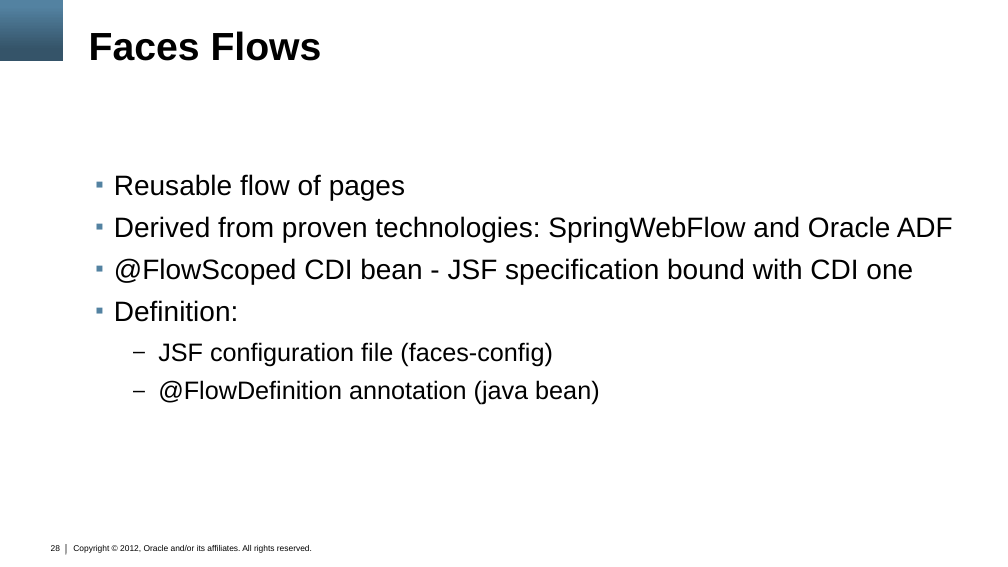
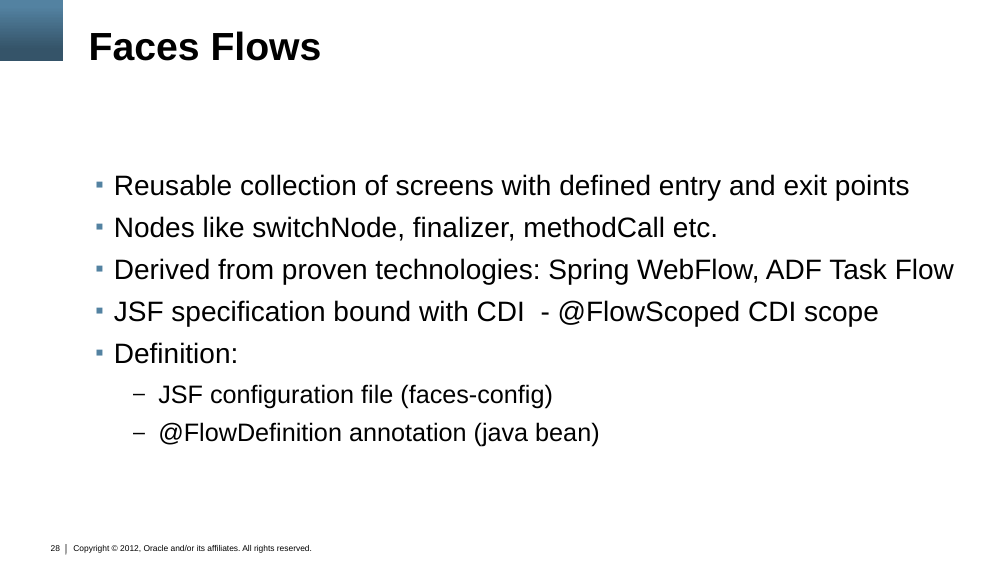
Before and after one commit to marfous/j1demo-pf, a slide deck: slide 28 of con3638.pptx. Drawn at 1008x567 pixels with LibreOffice and Linux fonts; fonts in the diff are those of the drawing; background and template pictures are left out. Boxes give left, top, right and bottom in pixels: in the first picture for what was removed or moved away, otherwise in the second. Text is boxed around its words. In the diff, an @@ line names an element or a change of style, - is before the commit and + after.

Commit message:
Updated tip Nr.7 in the presentation

```diff
--- a/con3638.pptx
+++ b/con3638.pptx
@@ text at bbox=[114, 174, 954, 327]: text changed @@
-▪ Reusable flow of pages
-▪ Derived from proven technologies: SpringWebFlow and Oracle ADF
-▪ @FlowScoped CDI bean - JSF specification bound with CDI one
+▪ Reusable collection of screens with defined entry and exit points
+▪ Nodes like switchNode, finalizer, methodCall etc.
+▪ Derived from proven technologies: Spring WebFlow, ADF Task Flow
+▪ JSF specification bound with CDI - @FlowScoped CDI scope
```
Also in this commit, not shown: 3 other slides changed.
